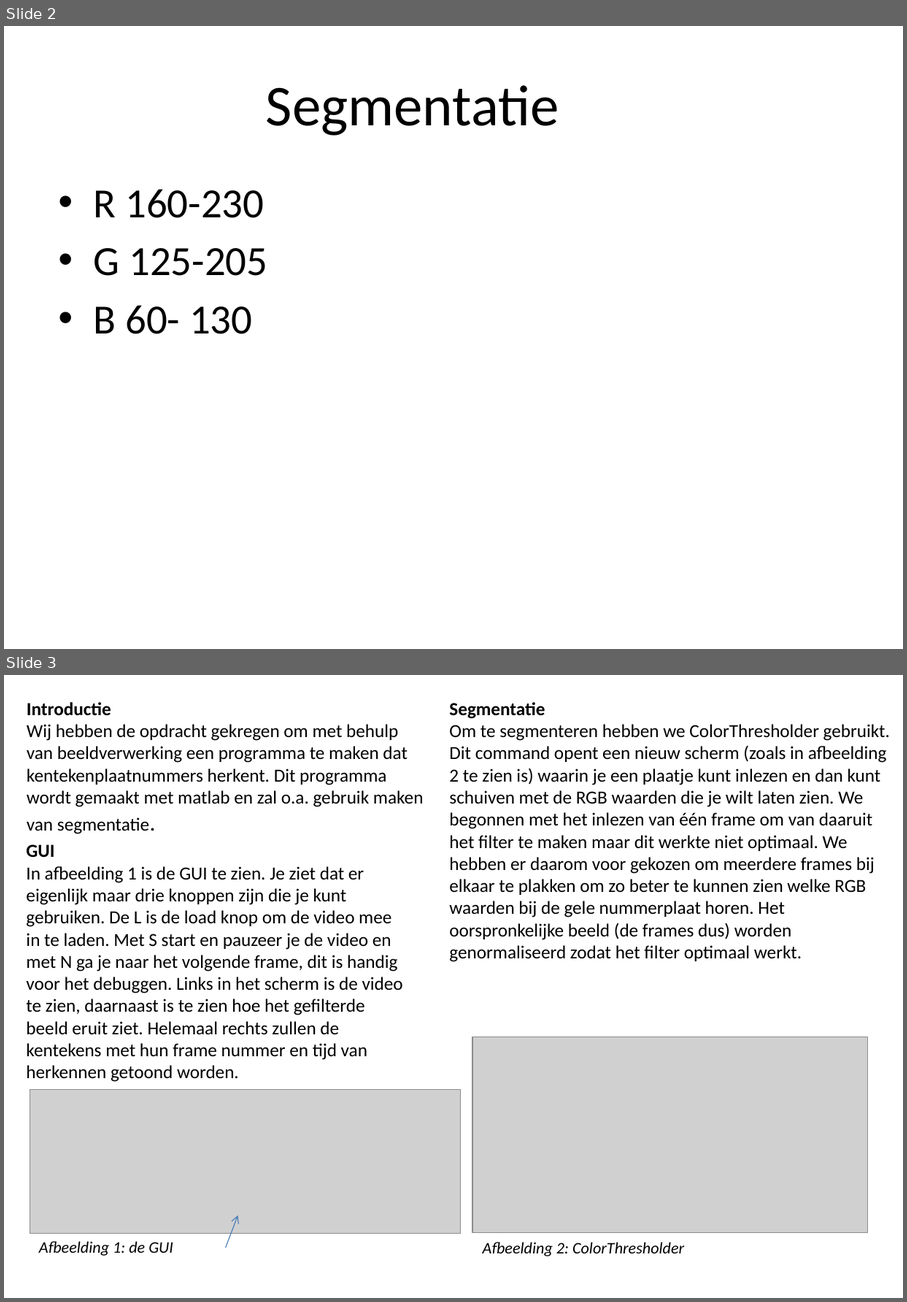
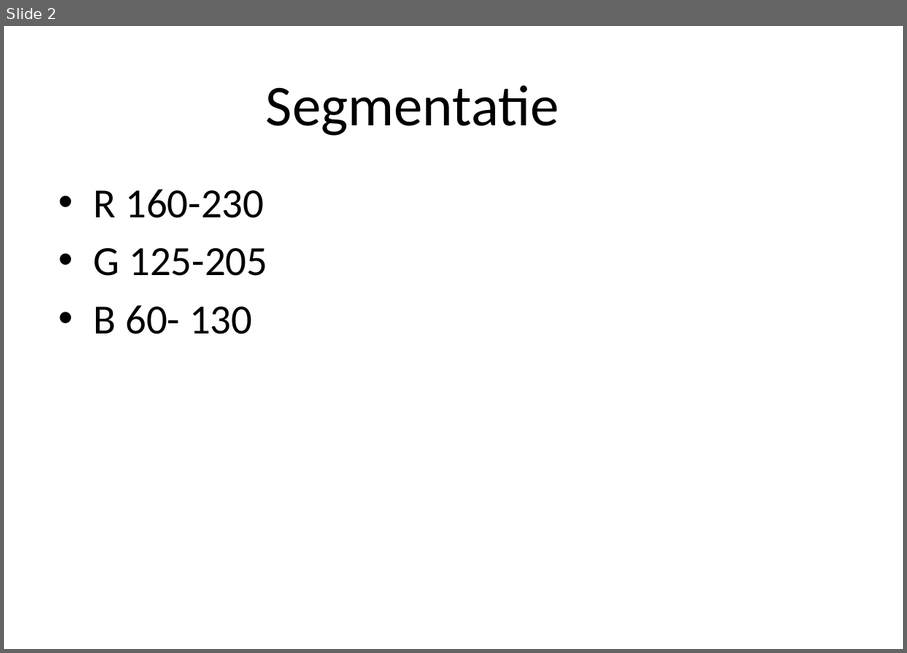
Before and after one commit to Exclaminator/licenceplateProcessing, a slide deck: Poster1.pptx. Shown one above the other, each under a label of ours: slides 2 and 3 before the commit, slide 2 after it. The pictures are 907x1302 and 907x653 pixels, drawn with LibreOffice and Linux fonts; fonts in the diff are those of the drawing; grey boxes stand for pictures. Boxes give left, top, right and bottom in pixels: in the first picture for what was removed or moved away, otherwise in the second. Text is boxed around its words. In the diff, an @@ line names an element or a change of style, - is before the commit and + after.

```diff
--- a/Poster1.pptx
+++ b/Poster1.pptx
@@ slide 3 removed at <box>4,675,903,1298</box>, background #FFFFFF @@
@@ text removed at <box>27,702,424,834</box> @@
-Introductie
-Wij hebben de opdracht gekregen om met behulp van beeldverwerking een programma te maken dat kentekenplaatnummers herkent. Dit programma wordt gemaakt met matlab en zal o.a. gebruik maken van segmentatie.
@@ text removed at <box>449,702,890,962</box> @@
-Segmentatie
-Om te segmenteren hebben we ColorThresholder gebruikt. Dit command opent een nieuw scherm (zoals in afbeelding 2 te zien is) waarin je een plaatje kunt inlezen en dan kunt schuiven met de RGB waarden die je wilt laten zien. We begonnen met het inlezen van één frame om van daaruit het filter te maken maar dit werkte niet optimaal. We hebben er daarom voor gekozen om meerdere frames bij elkaar te plakken om zo beter te kunnen zien welke RGB waarden bij de gele nummerplaat horen. Het oorspronkelijke beeld (de frames dus) worden genormaliseerd zodat het filter optimaal werkt.
@@ text removed at <box>26,844,403,1082</box> @@
-GUI
-In afbeelding 1 is de GUI te zien. Je ziet dat er eigenlijk maar drie knoppen zijn die je kunt gebruiken. De L is de load knop om de video mee in te laden. Met S start en pauzeer je de video en met N ga je naar het volgende frame, dit is handig voor het debuggen. Links in het scherm is de video te zien, daarnaast is te zien hoe het gefilterde beeld eruit ziet. Helemaal rechts zullen de kentekens met hun frame nummer en tijd van herkennen getoond worden.
@@ picture removed at <box>473,1037,868,1233</box> @@
@@ picture removed at <box>30,1090,461,1233</box> @@
@@ arrow removed from (226, 1247) to (238, 1216) @@
@@ text removed at <box>39,1241,173,1255</box> @@
-Afbeelding 1: de GUI
@@ text removed at <box>483,1241,684,1256</box> @@
-Afbeelding 2: ColorThresholder
```
Also in this commit, not shown: 1 slide changed, 1 slide added.
